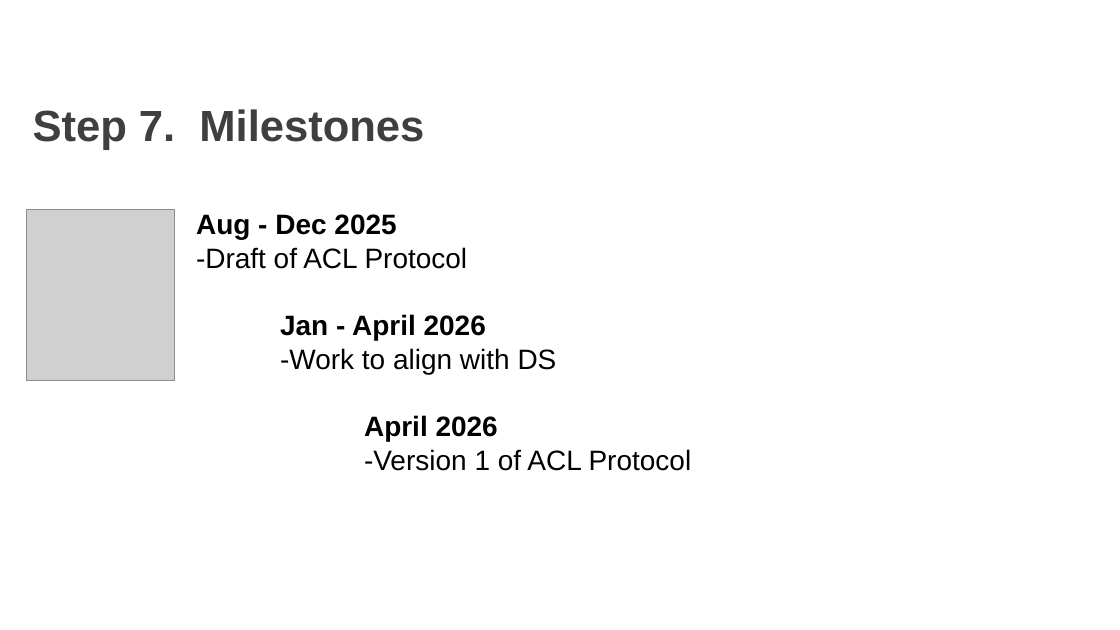
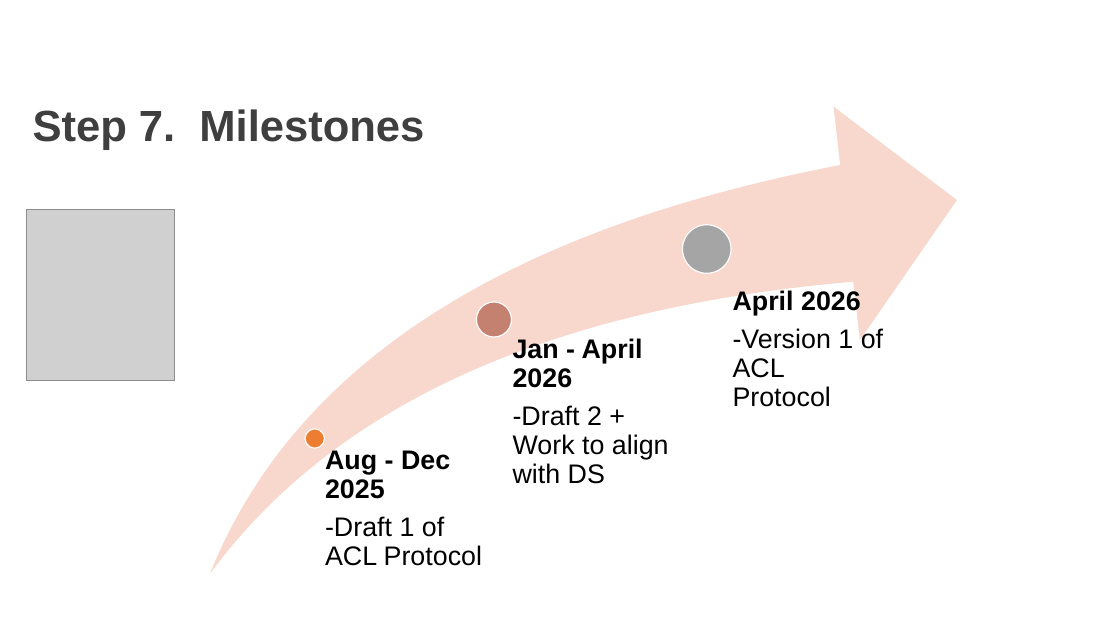
Before and after one commit to AKates717/CSI-Pacific-RTP, a slide deck: slide 8 of RTP Resources/RTP_Project_Pitch.pptx. Drawn at 1120x630 pixels with LibreOffice and Linux fonts; fonts in the diff are those of the drawing; grey boxes stand for pictures; background and template pictures are left out. Boxes give left, top, right and bottom in pixels: in the first picture for what was removed or moved away, otherwise in the second. Text is boxed around its words. In the diff, an @@ line names an element or a change of style, - is before the commit and + after.

```diff
--- a/RTP Resources/RTP_Project_Pitch.pptx
+++ b/RTP Resources/RTP_Project_Pitch.pptx
@@ text removed at [196,214,692,471] @@
-Aug - Dec 2025
--Draft of ACL Protocol
-Jan - April 2026
--Work to align with DS
-April 2026
--Version 1 of ACL Protocol
@@ group added at [210,107,957,574]: 3 ellipses, 3 texts, 1 swoosh arrow @@
+Aug - Dec 2025
+-Draft 1 of ACL Protocol
+Jan - April 2026
+-Draft 2 + Work to align with DS
+April 2026
+-Version 1 of ACL Protocol
```
Also in this commit, not shown: 7 other slides changed, 2 slides added, 1 slide removed, 49 other files.
